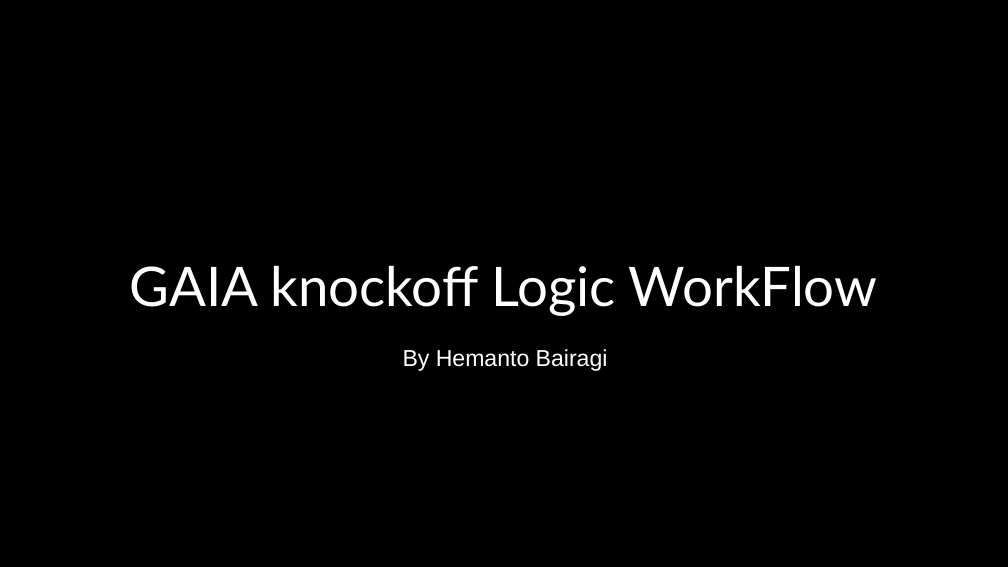
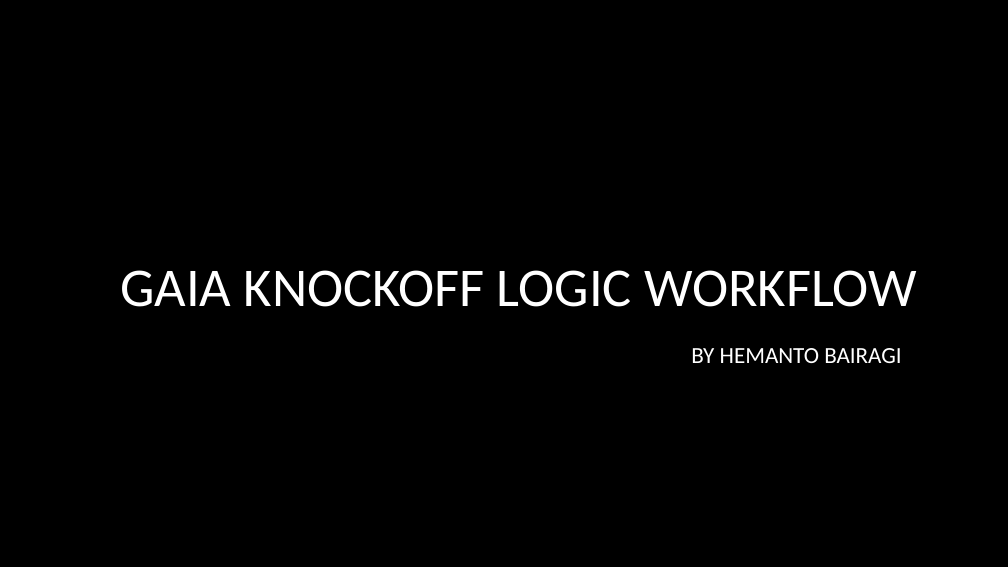
Before and after one commit to Orko24/PLTR_GAIA_4, a slide deck: slide 1 of Workflow/GAIA knockoff Logic WorkFlow.pptx. Drawn at 1008x567 pixels with LibreOffice and Linux fonts; fonts in the diff are those of the drawing; background and template pictures are left out; a plain dark background stands for a picture behind light text. Boxes give left, top, right and bottom in pixels: in the first picture for what was removed or moved away, otherwise in the second. Text is boxed around its words. In the diff, an @@ line names an element or a change of style, - is before the commit and + after.

Commit message:
logic update

```diff
--- a/Workflow/GAIA knockoff Logic WorkFlow.pptx
+++ b/Workflow/GAIA knockoff Logic WorkFlow.pptx
@@ rectangle removed at bbox=[0, 0, 1008, 567] @@
@@ title at bbox=[120, 270, 917, 307]: text changed; font Lato to Calibri @@
-GAIA knockoff Logic WorkFlow
+GAIA KNOCKOFF LOGIC WORKFLOW
@@ subtitle at bbox=[691, 348, 901, 363]: text changed; font Arial to Calibri @@
-By Hemanto Bairagi
+BY HEMANTO BAIRAGI
```
Also in this commit, not shown: 1 other slide changed, 6 slides added, 3 other files.
